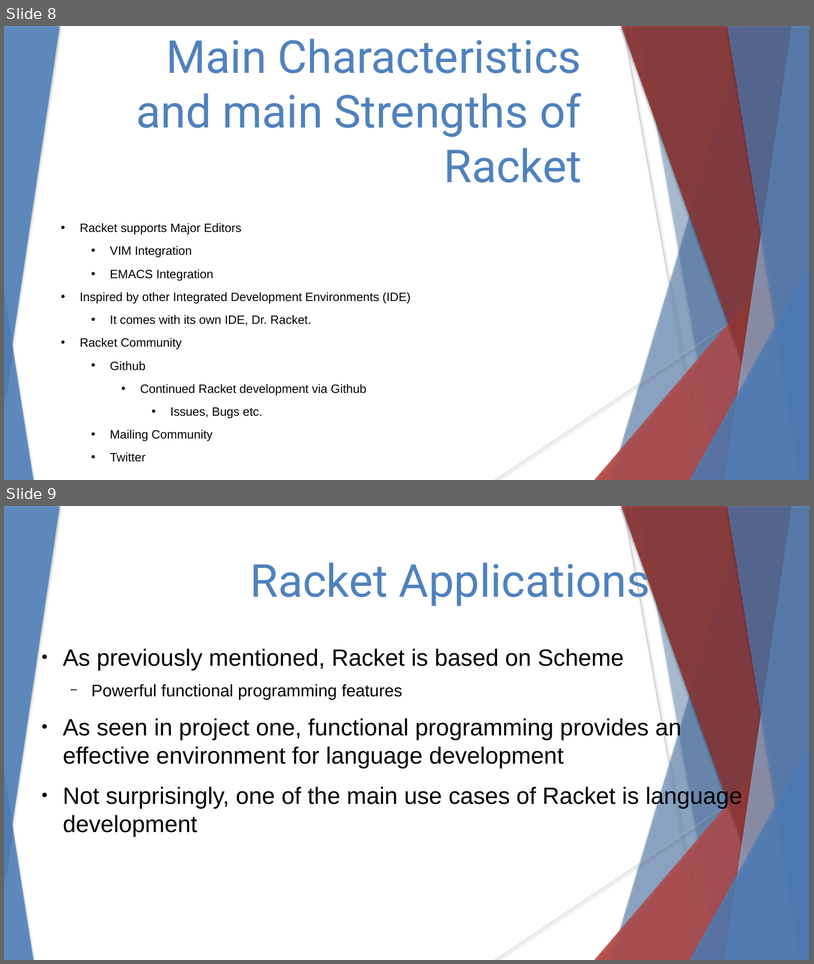
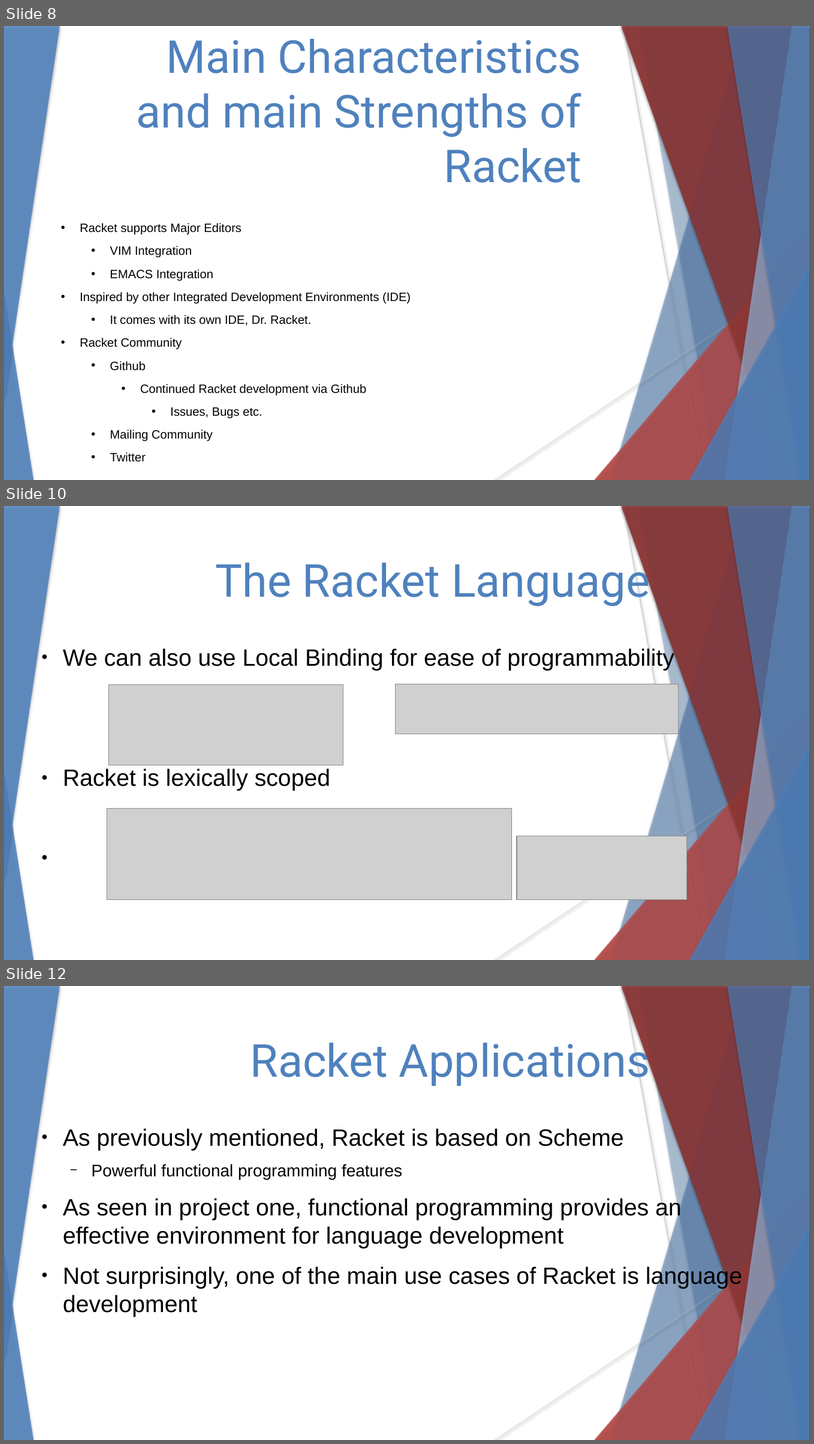
Before and after one commit to stevester94/CSC201_Project, a slide deck: CSC201Sec3Proj3Team4.pptx. Shown one above the other, each under a label of ours: slides 8 and 9 before the commit, slides 8, 10 and 12 after it; the slides between them are not shown. The pictures are 814x964 and 814x1444 pixels, drawn with LibreOffice and Linux fonts; fonts in the diff are those of the drawing; grey boxes stand for pictures. Boxes give left, top, right and bottom in pixels: in the first picture for what was removed or moved away, otherwise in the second. Text is boxed around its words. In the diff, an @@ line names an element or a change of style, - is before the commit and + after.

```diff
--- a/CSC201Sec3Proj3Team4.pptx
+++ b/CSC201Sec3Proj3Team4.pptx
@@ slide 10 added at [4,506,810,960], background #FFFFFF; not listed: 18 template elements that a slide beside it also shows @@
@@ text added at [215,555,650,607], 54 pt, text #4F81BD @@
+The Racket Language
@@ text added at [63,647,675,790], 28 pt, text #000000 @@
+● We can also use Local Binding for ease of programmability
+● Racket is lexically scoped
@@ picture added at [108,684,344,765] @@
@@ picture added at [395,684,679,733] @@
@@ picture added at [107,808,512,899] @@
@@ picture added at [517,835,687,899] @@
@@ what was slide 9 is now slide 12 @@
```
Also in this commit, not shown: 2 other slides added.
